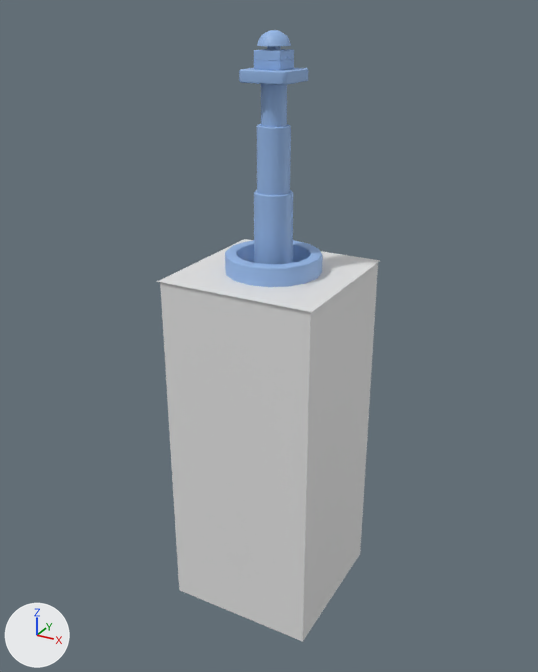
The FBX model Assets/Models/Level Components/Interactable things/button_pillar_animated.fbx as it was, and as the next commit left it.
Before and after are seen from a 50 mm lens placed at (1.778, -3.281, 1.25), pointed at (-0.028, 0.002, -0.391). The axes (+X, +Y, +Z) are drawn at lower left. The lights are the same throughout. Vertices at the same position are counted once.

Names of what the first picture shows: 'button'.
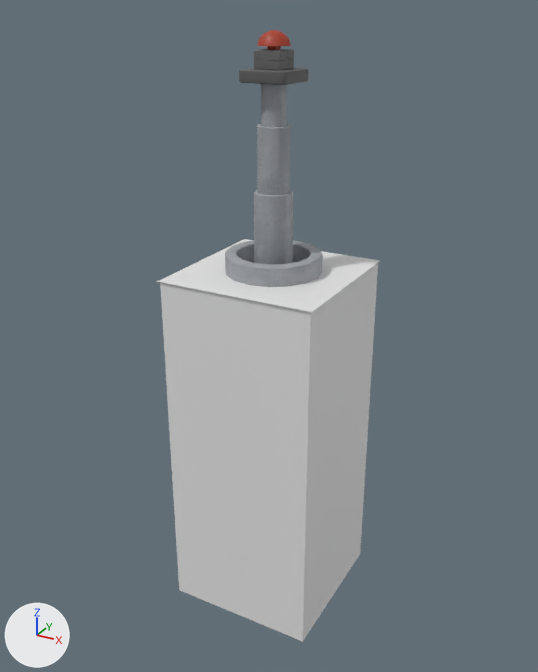
Edits to the bpy script that builds the scene:
```text
Add img_wallcolor_png:
    img_wallcolor_png = load_image('WallColor.png', '../Textures/WallColor.png', 1024, 1024, 'sRGB')
Change mat_wall:
    remove mat_wall.base_color = (0.297, 0.474, 0.801)  # blue #94b7e7
    add mat_wall.texture = img_wallcolor_png
Change me_circle_002:
    where me_circle_002.from_pydata(...)  # 584 vertices, 495 faces; spans x -0.43..0.43, y -0.43..0.43, z -2.01..1.16
    used by ob_button; location = (0.0, 0.0, 0.0)
    me_circle_002 part 1: texture (UV) coordinates of 487 of 495 faces, centred in x -0.25..0.25, y -0.25..0.25, z -0.02..1.16, changed; they spanned u 0.0..0.91, v 0.0..1.0 and now span u 0.0..0.99, v 0.01..0.86
```

Boxes (x1, y1, x2, y2) around the edits, measured in the pictures (538 x 672 px):
'button', surface changed (blue to grey)
    both: (222, 30, 326, 291)
part 1 of me_circle_002, surface changed (blue to grey)
    both: (225, 30, 323, 287)
